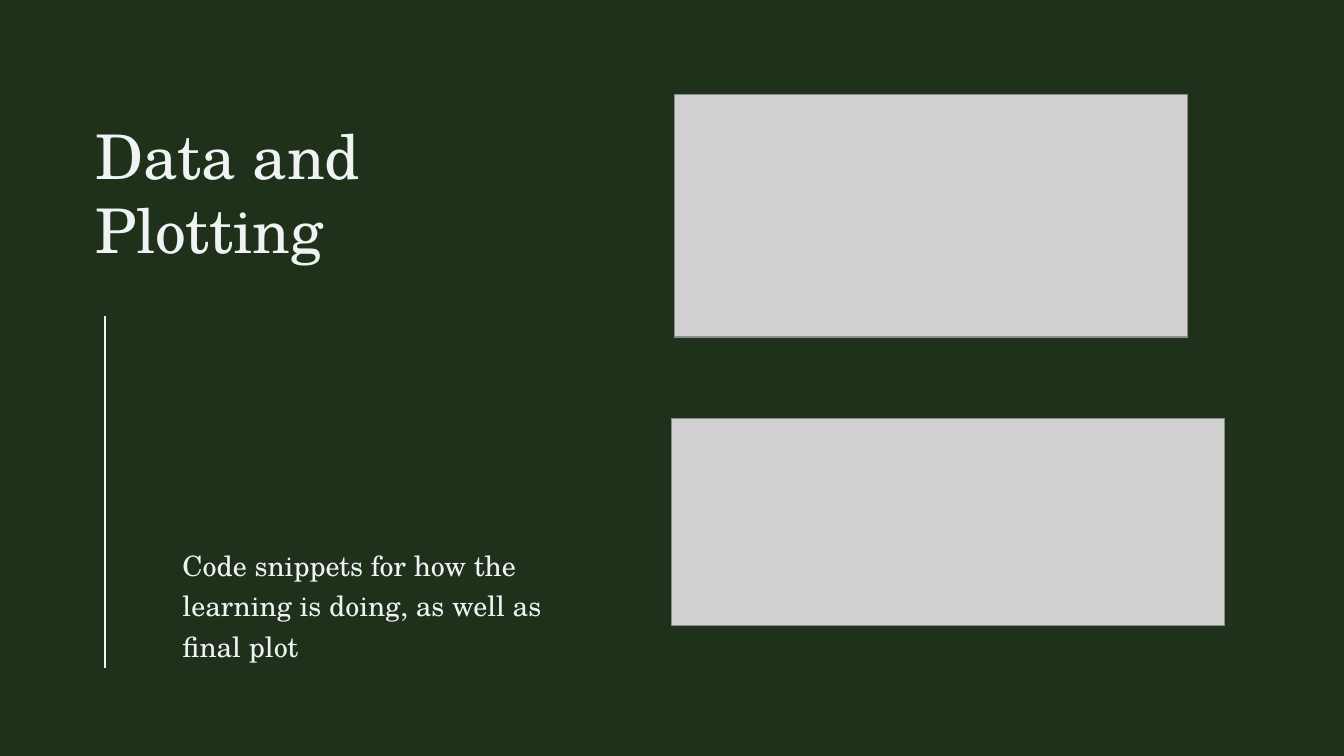
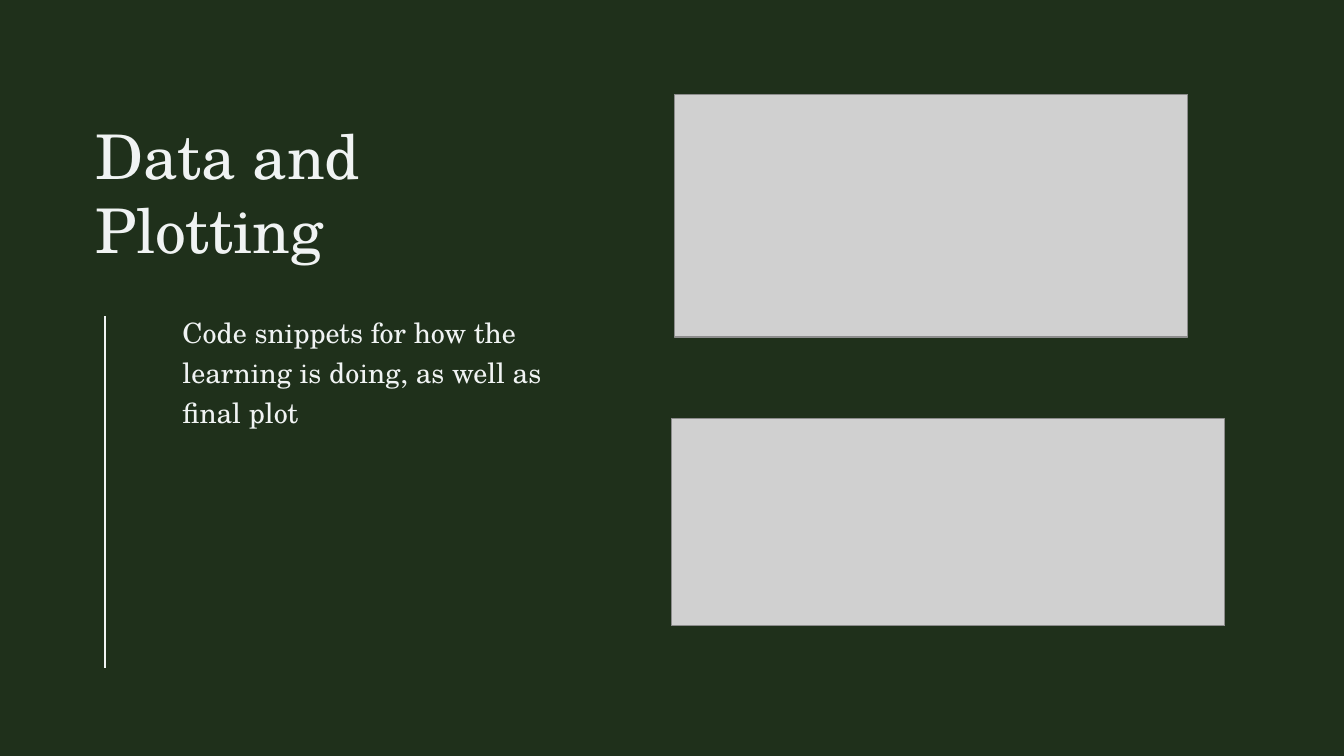
Before and after one commit to mas324/CSC411, a slide deck: slide 5 of Final_Proj/CSC 411 Neural Network.pptx. Drawn at 1344x756 pixels with LibreOffice and Linux fonts; fonts in the diff are those of the drawing; grey boxes stand for pictures. Boxes give left, top, right and bottom in pixels: in the first picture for what was removed or moved away, otherwise in the second. Text is boxed around its words. In the diff, an @@ line names an element or a change of style, - is before the commit and + after.

```diff
--- a/Final_Proj/CSC 411 Neural Network.pptx
+++ b/Final_Proj/CSC 411 Neural Network.pptx
@@ text "Code snippets for how the ..." at (182, 322, 542, 429): vertical alignment bottom to top @@
```
Also in this commit, not shown: 2 other slides changed, 2 other files.
